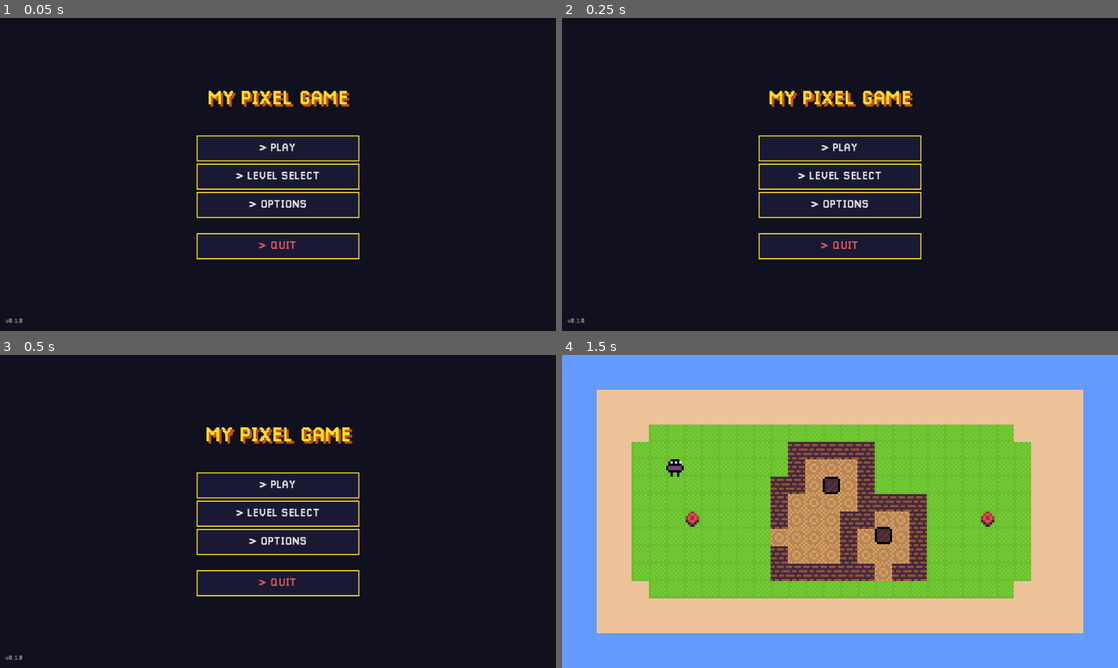
Above: before the commit, frames 1-4 (two rows, left to right).
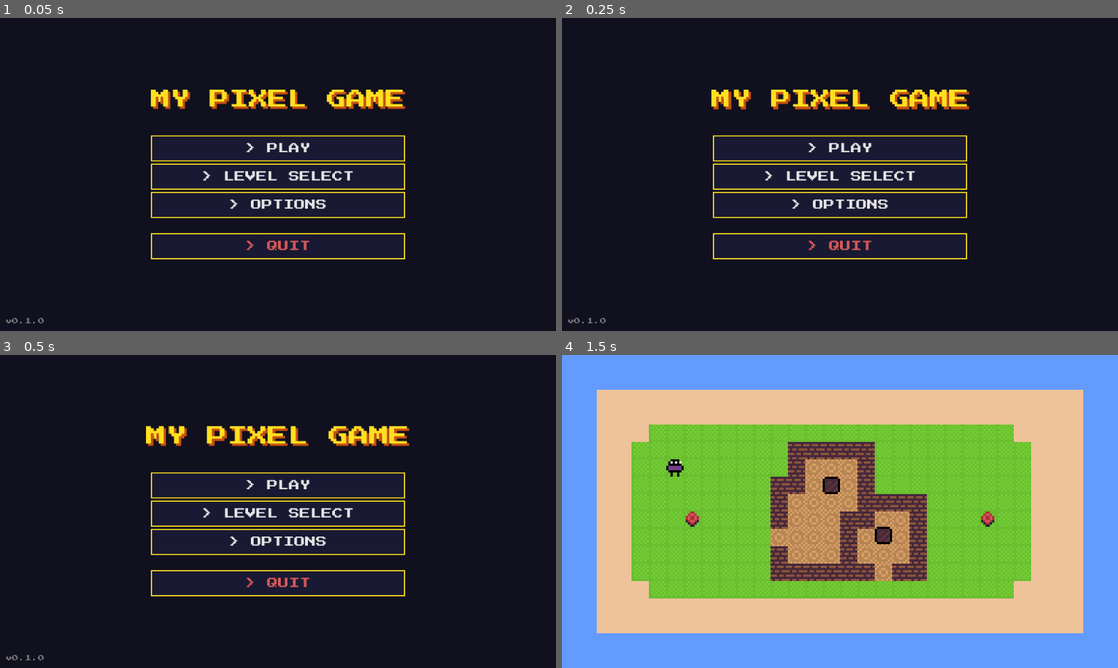
Above: after the commit, the same moments.

Repository: jiexdrop/doughnut
Game: Godot game, scene res://scenes/ui/main_menu.tscn
Two runs of this game, one before a commit and one after it. Both use one fixed random seed, a clock stepped at 60 frames per second and the inputs below.
Inputs (mouse positions are in pixels of both pictures, inside the frame that each line leads up to):
- Up to frame 1 (0.05 s): no input
- Up to frame 2 (0.25 s): no input
- Up to frame 3 (0.5 s): no input
- Up to frame 4 (1.5 s): click "> PLAY" at 0.5 s; tap Enter at 1.25 s; move the mouse to (962, 495) at 1.27 s; hold D (right) from 1.28 s (still down)

The runs differ from the first frame. In frame 1, 4.3% of the frame differs, in the area x 1-73%, y 22-98%; in frame 2, 4.4%; in frame 3, 4.4%, in the area x 1-74%, y 22-98%; in frame 4, nothing differs.

Commit message:
font change

Diff:
--- a/assets/theme.tres
+++ b/assets/theme.tres
@@ -1,6 +1,9 @@
 [gd_resource type="Theme" format=3 uid="uid://cjo846he7np07"]
 
-[ext_resource type="FontFile" uid="uid://oxwq1x5g4tmx" path="res://assets/Pixellari.ttf" id="1_5x3i2"]
+[ext_resource type="FontFile" uid="uid://cn1rmsk26smx1" path="res://assets/fonts/PressStart2P-Regular.ttf" id="1_5x3i2"]
 
 [resource]
 default_font = ExtResource("1_5x3i2")
+default_font_size = 16
+Button/font_sizes/font_size = 16
+Label/font_sizes/font_size = 16
Binary file added: assets/fonts/Jersey15-Regular.ttf
Renamed: assets/Pixellari.ttf -> assets/fonts/Pixellari.ttf
Binary file added: assets/fonts/PressStart2P-Regular.ttf
